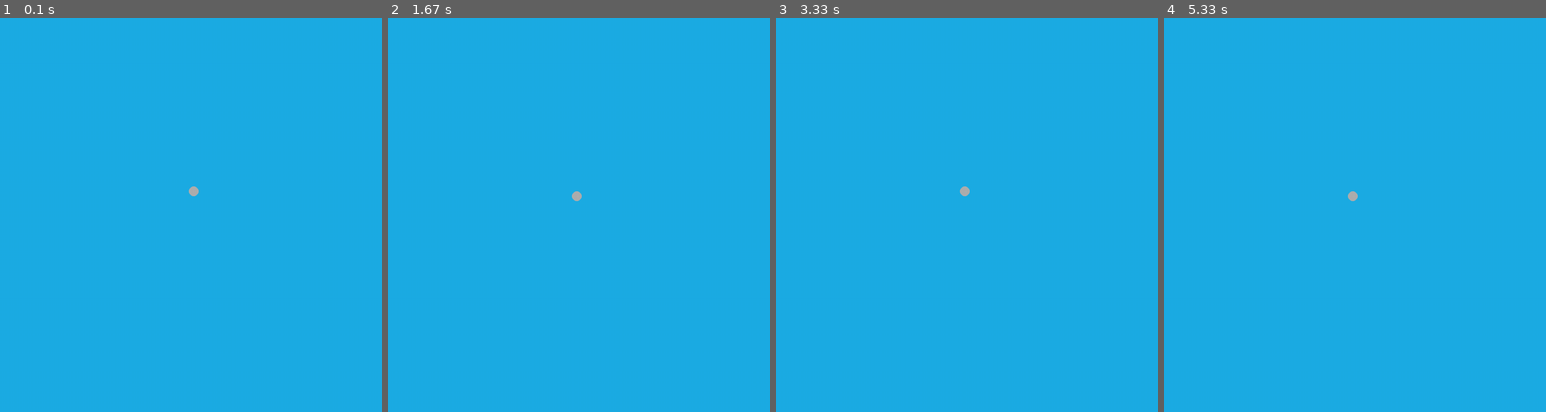
Above: before the commit, frames 1-4 (left to right).
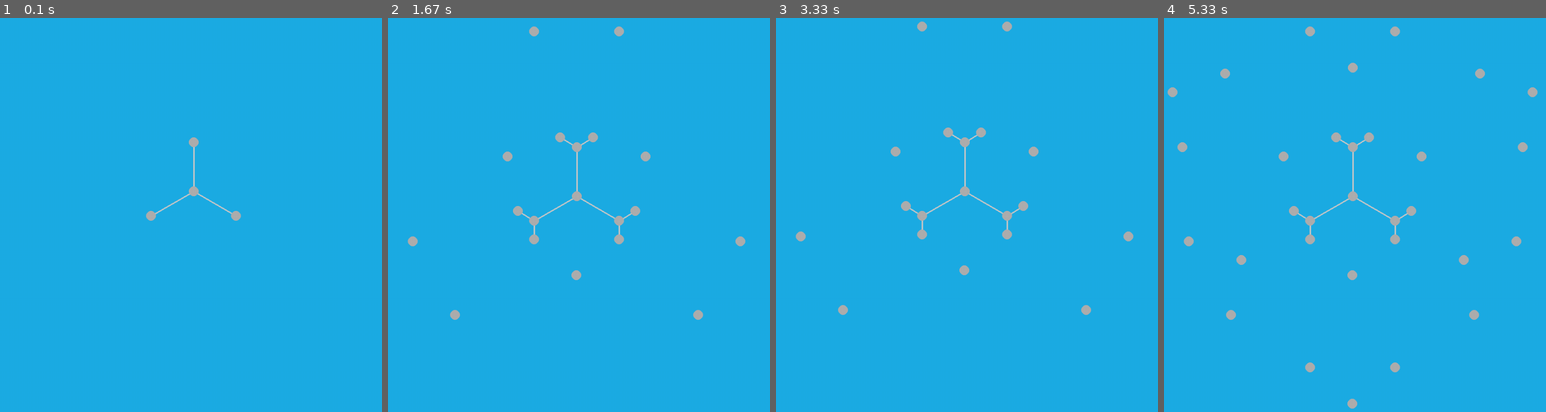
Above: after the commit, the same moments.

Repository: sd18spring/InteractiveProgramming
Game: pygame game, started from classes.py
Two runs of this game, one before a commit and one after it. Both use one fixed random seed, a clock stepped at 60 frames per second and the inputs below.
Inputs:
- Up to frame 1 (0.1 s): no input
- Up to frame 2 (1.67 s): tap D at 0.33, 1.65 s; tap 1 at 0.67 s; hold Right 1-1.47 s; hold Up from 1.5 s (still down)
- Up to frame 3 (3.33 s): release Up at 2.1 s; hold Right 2.13-2.6 s; hold Left 2.63-3.2 s; hold Down from 3.23 s (still down)
- Up to frame 4 (5.33 s): tap D at 3.38, 5.23 s; release Down at 3.88 s; hold Left 3.92-4.42 s; hold Up 4.45-5.05 s; hold Right from 5.08 s (still down)

The runs differ from the first frame. In frame 1, 0.3% of the frame differs, in the area x 38-64%, y 30-52%; in frame 2, 1.2%; in frame 3, 1.2%; in frame 4, 1.8%, in the area x 0-98%, y 2-100%.

Commit message:
Implemented node expansion so that nodes can be made into a fractal of the verticies of an n sided polygon

Diff:
--- a/classes.py
+++ b/classes.py
@@ -1,6 +1,6 @@
 import pygame
 import time
-import math
+import math as m
 
 class Model(object):
 
@@ -9,9 +9,12 @@
         self.width = size[0]
         self.height = size[1]
         self.nodes = []
+        self.n = 3
         self.nodes.append(Node('title',size[0]/2,size[1]/2))
+        self.nodes.extend(self.nodes[0].init_expand(1,self.n))
         self.clines = []
-
+        for i in range(1,len(self.nodes)):
+            self.clines.append(ConnectionLine(self.nodes[0], self.nodes[-i]))
         self.panning = False
         self.mouse_pos = None
         self.boxes = []
@@ -19,38 +22,60 @@
         self.rectangle = pygame.Rect(((size[0]/2)-(size[0]/4),(size[1]*.33)-(size[1]/30),(size[0]/2),(size[1]/10)))
         self.scale = 1
 
-    def zoom_in(self,center):
-        """Zooms in around the center
+
+    def zoom_in(self,center,scale = 1.05):
+        """Zooms in around the center by a factor of scale
         center: tuple containing the center about which the screen will
-        be dilated"""
+        be dilated
+        scale: value representing how far to zoom in"""
         for node in self.nodes:
-            node.x = (node.x - center[0])*1.05 + center[0]
-            node.y = (node.y - center[1])*1.05 + center[1]
+            if node.x *scale >= 2**30 or node.y *scale >= 2**30:
+                print('max depth reached')
+                return
+        for node in self.nodes:
+            node.x = (node.x - center[0])*scale + center[0]
+            node.y = (node.y - center[1])*scale + center[1]
         for cline in self.clines:
             cline.update()
-        self.scale = self.scale * 1.05
-
-    def zoom_out(self,center):
-        """Zooms out around the center
+        self.scale = self.scale * scale
+
+    def zoom_out(self,center, scale = 0.95):
+        """Zooms out around the center by a factor of scale
         center: tuple containing the center about which the screen will
-        be dilated"""
+        be dilated
+        scale: float representing dilation"""
+
         for node in self.nodes:
-            node.x = (node.x - center[0])*0.95 + center[0]
-            node.y = (node.y - center[1])*0.95 + center[1]
+            node.x = (node.x - center[0])*scale + center[0]
+            node.y = (node.y - center[1])*scale + center[1]
         for cline in self.clines:
             cline.update()
-        self.scale = self.scale * 0.95
+        self.scale = self.scale * scale
 
     def pan(self,dx,dy):
         """Moves everything on the screen by dx,dy
         dx: movement in the x direction
         dy: movement in the y direction"""
+
+
         for node in self.nodes:
             node.x = node.x + dx
             node.y = node.y + dy
         for cline in self.clines:
             cline.update()
 
+    def dive(self, depth):
+        """Expands each node in the current model out to a fixed depth
+        depth: int, determines how far the model evaluates new nodes"""
+        for i in range(depth):
+            for i in range(len(self.nodes)):
+                node = self.nodes[i]
+                if node.expanded == False:
+                    self.nodes.extend(node.expand_n(self.scale, self.n))
+                    for i in range(1, self.n):
+                        self.clines.append(ConnectionLine(node, self.nodes[-i]))
+
+
 class Viewer(object):
     """Displays the model"""
 
@@ -62,11 +87,13 @@
         self.screen.fill(pygame.Color(28, 172, 229))
         for cline in self.model.clines:
             cline.update()
-            pygame.draw.lines(self.screen, pygame.Color(200, 200, 200), False, cline.points,
-                        ConnectionLine.line_width)
+            if 0 <= (cline.start.x <= self.model.size[0]  and 0<= cline.start.y <= self.model.size[1]) or (0 <= cline.end.x <= self.model.size[0]  and 0<= cline.end.y <= self.model.size[1]):
+                pygame.draw.lines(self.screen, pygame.Color(200, 200, 200), False, cline.points,
+                            ConnectionLine.line_width)
         for node in self.model.nodes:
-            pygame.draw.circle(self.screen, pygame.Color(175,175,175),
-                            (int(node.x), int(node.y)), node.size,0)
+            if 0 <= node.x <= self.model.size[0]  and 0<= node.y <= self.model.size[1]:
+                pygame.draw.circle(self.screen, pygame.Color(175,175,175),
+                                (int(node.x),int(node.y)), node.size,0)
         """for box in self.model.boxes:
             pygame.draw.rect(self.screen,pygame.Color(255,255,255),pygame.Rect(((self.model.width/2)-(self.model.width/4),(self.model.height*.33)-(self.model.height/30),(self.model.width/2),(self.model.height/10))))
 """
@@ -101,11 +128,13 @@
             elif event.button == 1:
                 m_pos = pygame.mouse.get_pos()
                 for node in self.model.nodes:
-                    if ((m_pos[0]-node.x)**2+(m_pos[1]-node.y)**2)**.5 <= Node.node_size:
-                        self.model.nodes.extend(node.expand(self.model.scale))
-                        self.model.clines.append(ConnectionLine(node, self.model.nodes[-1]))
-                        self.model.clines.append(ConnectionLine(node, self.model.nodes[-2]))
-                        self.model.clines.append(ConnectionLine(node, self.model.nodes[-3]))
+                    if ((m_pos[0]-node.x)**2+(m_pos[1]-node.y)**2)**.5 <= Node.node_size and node.expanded == False:
+                        self.model.nodes.extend(node.expand_n(self.model.scale, self.model.n))
+                        for i in range(1,self.model.n):
+                            self.model.clines.append(ConnectionLine(node, self.model.nodes[-i]))
+                        self.model.zoom_in((int(node.x),int(node.y)),(m.sqrt(5)+model.n-2)/2)
+                        break
+
                 rect = self.model.rectangle
 
                 if rect[0] < m_pos[0] < rect[0]+rect[2] and rect[1] < m_pos[1] < rect[1]+rect[3]:
@@ -136,6 +165,24 @@
             if event.key == pygame.K_RIGHT:
                 self.model.pan(-10,0)
 
+            if event.key == pygame.K_d:
+                self.model.dive(1)
+            if event.key == pygame.K_1:
+                self.model.n = 1
+            if event.key == pygame.K_2:
+                self.model.n = 2
+            if event.key == pygame.K_3:
+                self.model.n = 3
+            if event.key == pygame.K_4:
+                self.model.n = 4
+            if event.key == pygame.K_5:
+                self.model.n = 5
+            if event.key == pygame.K_6:
+                self.model.n = 6
+            if event.key == pygame.K_7:
+                self.model.n = 7
+
+
 class Box(object):
     """A clickable box where the user enters the title of the page she/he is
     interested in"""
@@ -148,12 +195,11 @@
 
 class Node(object):
     """A clickable node appearing in a web
-    Attributes: x, y, title, children (list of the titles of nodes linked to
-    by the node)"""
+    Attributes: x, y, title, size, level, expanded, angle"""
 
     node_size = 10
 
-    def __init__(self,title,x,y, level = 1):
+    def __init__(self,title,x,y, level = 1, angle = 0):
         self.children = []
         self.x = x
         self.y = y
@@ -161,22 +207,63 @@
         self.size = Node.node_size
         self.level = level
         self.expanded = False
+        self.angle = angle
 
     def __str__(self):
         return '%d,%d' % (self.x,self.y)
 
-    def expand(self, scale):
-        r = 100*scale/1.2**(self.level)
-
-        first = Node('1', self.x, self.y + r, self.level + 1)
-        second = Node('2', self.x + r*math.sin(math.pi/3), self.y - r*math.cos(math.pi/3), self.level + 1)
-        third = Node('3', self.x - r*math.sin(math.pi/3), self.y - r*math.cos(math.pi/3), self.level + 1)
-
-        cline1 = ConnectionLine(self, first)
-        cline2 = ConnectionLine(self, second)
-        cline3 = ConnectionLine(self, third)
-
-        return [first, second, third]
+    def init_expand(self, scale  =1, n =3):
+        """Produces n nodes surrouding self in a regular n-gon
+        scale: float, the scale factor of the Model
+        n: number of new nodes to make"""
+        r = 100*scale
+        segment_angle = 360/n
+        new_nodes = []
+        thetas = [90]
+        for i in range(n-1):
+            thetas.append(thetas[-1]+segment_angle)
+        for theta in thetas:
+            for theta in thetas:
+                temp = Node(str(theta),self.x + r*m.cos(m.radians(theta)), self.y - r*m.sin(m.radians(theta)), self.level + 1, theta)
+                new_nodes.append(temp)
+
+        self.expanded = True
+        return new_nodes
+
+    def expand_n(self,scale, n = 3):
+        """Produces nodes such that they form a regular n-gon in a pattern which
+        forms a non-intersecting fractal
+        scale: float, scale factor of the Model
+        n: number of sides of the polygon greated (n-1 new nodes are created)"""
+        r = 100*scale/((m.sqrt(5)+ n - 2)/2)**(self.level)
+        thetas = []
+        new_nodes = []
+        segment_angle = 360/n
+        if n%2 == 0:
+            thetas.append(self.angle)
+            for i in range(n-1):
+                angle = thetas[-1] + segment_angle
+                if abs(angle-self.angle) != 180:
+                    thetas.append(angle)
+                else:
+                    thetas.append(angle + segment_angle)
+
+        else:
+            thetas.append(self.angle + segment_angle/2)
+            for i in range(n-1):
+                angle = thetas[-1] + segment_angle
+                if abs(angle-self.angle) != 180:
+                    thetas.append(angle)
+                else:
+                    thetas.append(angle + segment_angle)
+
+        for theta in thetas:
+            temp = Node(str(theta),self.x + r*m.cos(m.radians(theta)), self.y - r*m.sin(m.radians(theta)), self.level + 1, theta)
+            new_nodes.append(temp)
+
+        return new_nodes
+
+
 
 class ConnectionLine(object):
 
@@ -208,20 +295,13 @@
 
     pygame.init()
 
-    node1 = Node('Node1',1,2)
-    node2 = Node('Node2',3,4)
-
-
-
     running = True
 
     model = Model((1000,1000))
-
 
     view = Viewer(model)
     controler = Controler(model)
-    #view.draw()
-    k=0
+
     while running:
         for event in pygame.event.get():
             if event.type == pygame.QUIT:
